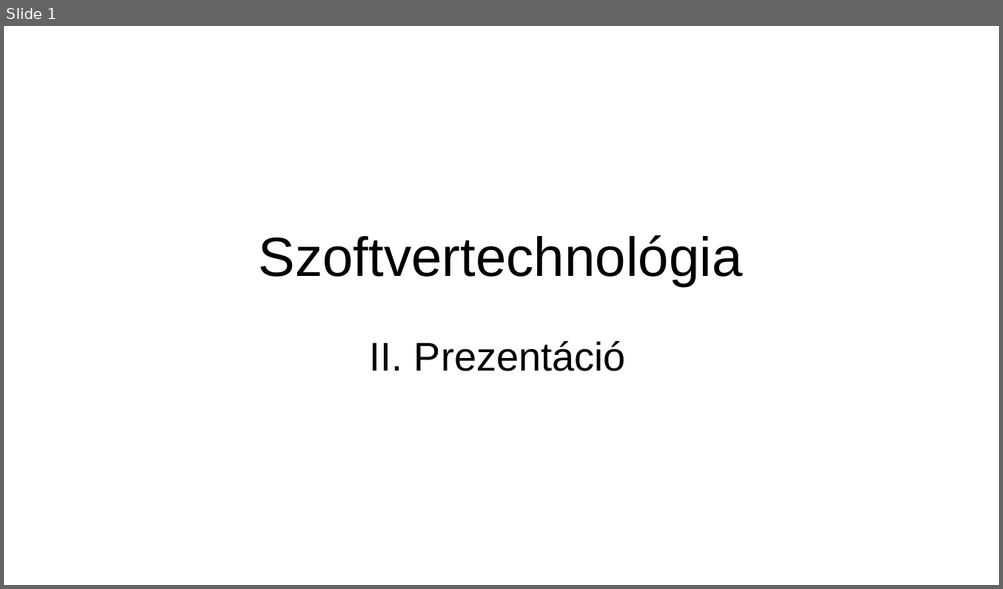
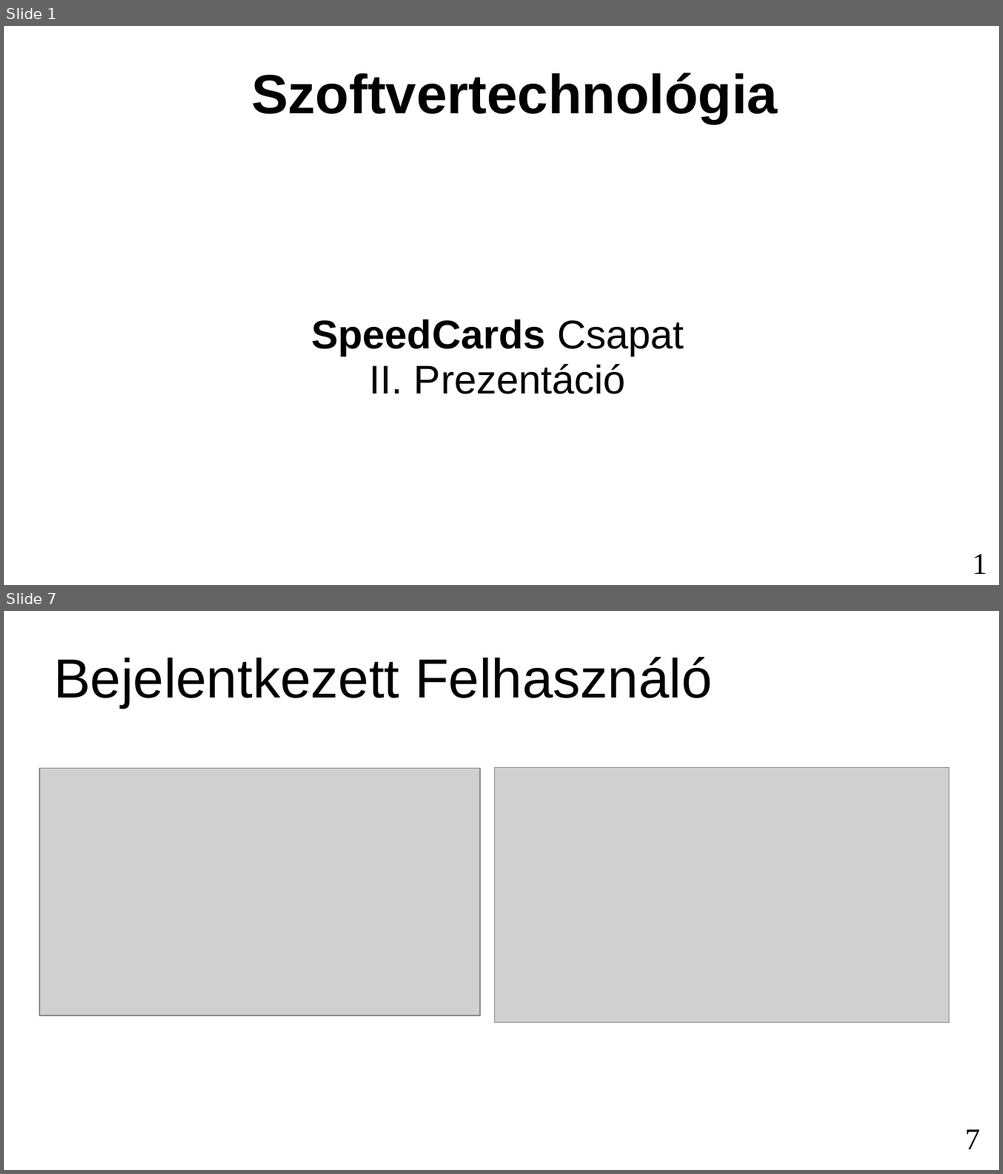
Before and after one commit to marcibaumel/SpeedCards, a slide deck: Mails/prezi2.ppt. Shown one above the other, each under a label of ours: slide 1 before the commit, slides 1 and 7 after it; the slides between them are not shown. The pictures are 1003x589 and 1003x1174 pixels, drawn with LibreOffice and Linux fonts; fonts in the diff are those of the drawing; grey boxes stand for pictures. Boxes give left, top, right and bottom in pixels: in the first picture for what was removed or moved away, otherwise in the second. Text is boxed around its words. In the diff, an @@ line names an element or a change of style, - is before the commit and + after.

```diff
--- a/Mails/prezi2.ppt
+++ b/Mails/prezi2.ppt
@@ slide 7 added at (4, 611, 999, 1170), background #FFFFFF @@
@@ title added at (54, 657, 712, 709), 44 pt, text #000000 @@
+Bejelentkezett Felhasználó
@@ picture added at (40, 768, 480, 1017) @@
@@ picture added at (494, 767, 949, 1023) @@
@@ picture added at (501, 767, 942, 1015) @@
@@ page number added at (965, 1130, 979, 1150), 24 pt, text #000000 @@
+7
@@ slide 1 changed as well @@
@@ title "Szoftvertechnológia": place and size @@
-title "Szoftvertechnológia" at (259, 235, 743, 286)
+title "Szoftvertechnológia" at (251, 73, 777, 124)
@@ title "Szoftvertechnológia" at (251, 73, 777, 124): bold on @@
@@ subtitle at (311, 319, 684, 356): paragraph added @@
+SpeedCards Csapat
@@ page number added at (972, 554, 987, 574), 24 pt, text #000000 @@
+1
```
Also in this commit, not shown: 9 other slides added, 1 slide removed, 1 other file.
